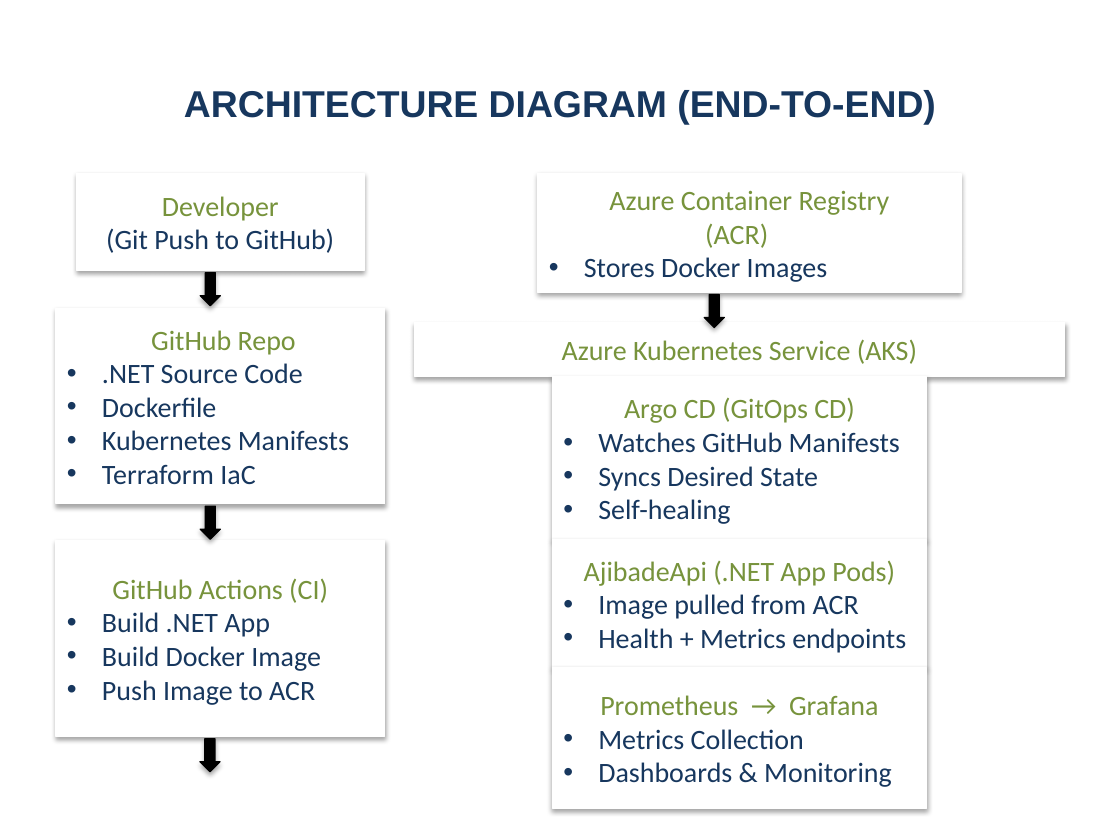
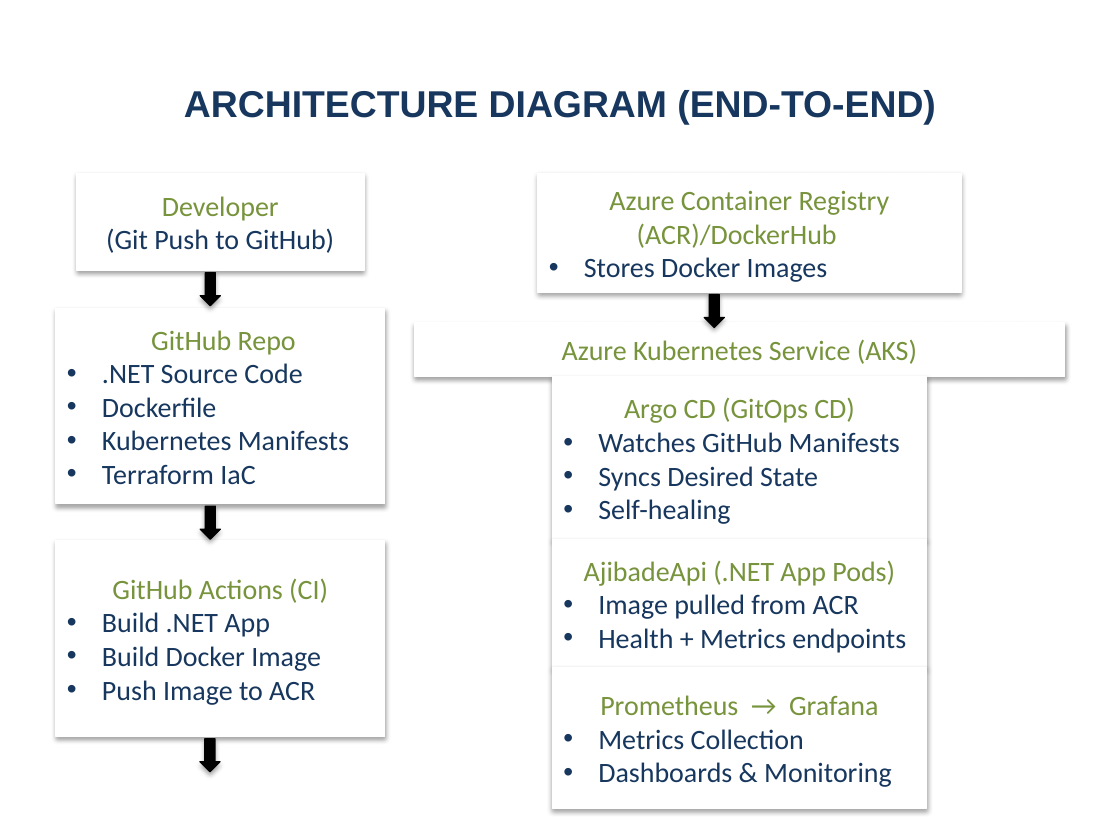
Before and after one commit to ajibade-lab/WalureProject, a slide deck: slide 4 of docs/Ajibade_DevOps_Project.pptx. Drawn at 1120x840 pixels with LibreOffice and Linux fonts; fonts in the diff are those of the drawing. Boxes give left, top, right and bottom in pixels: in the first picture for what was removed or moved away, otherwise in the second. Text is boxed around its words. In the diff, an @@ line names an element or a change of style, - is before the commit and + after.

```diff
--- a/docs/Ajibade_DevOps_Project.pptx
+++ b/docs/Ajibade_DevOps_Project.pptx
@@ text in rectangle at box(637, 223, 837, 248): text changed @@
-(ACR)
+(ACR)/DockerHub
```
Also in this commit, not shown: 7 other slides changed, 5 slides added, 2 slides removed.
